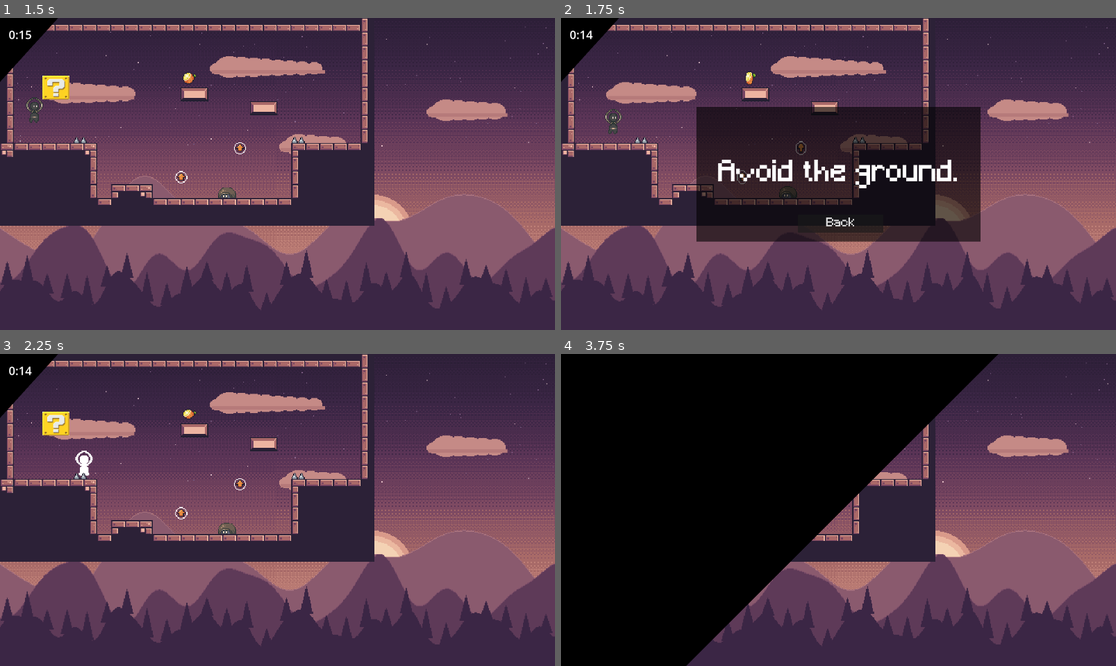
Above: before the commit, frames 1-4 (two rows, left to right).
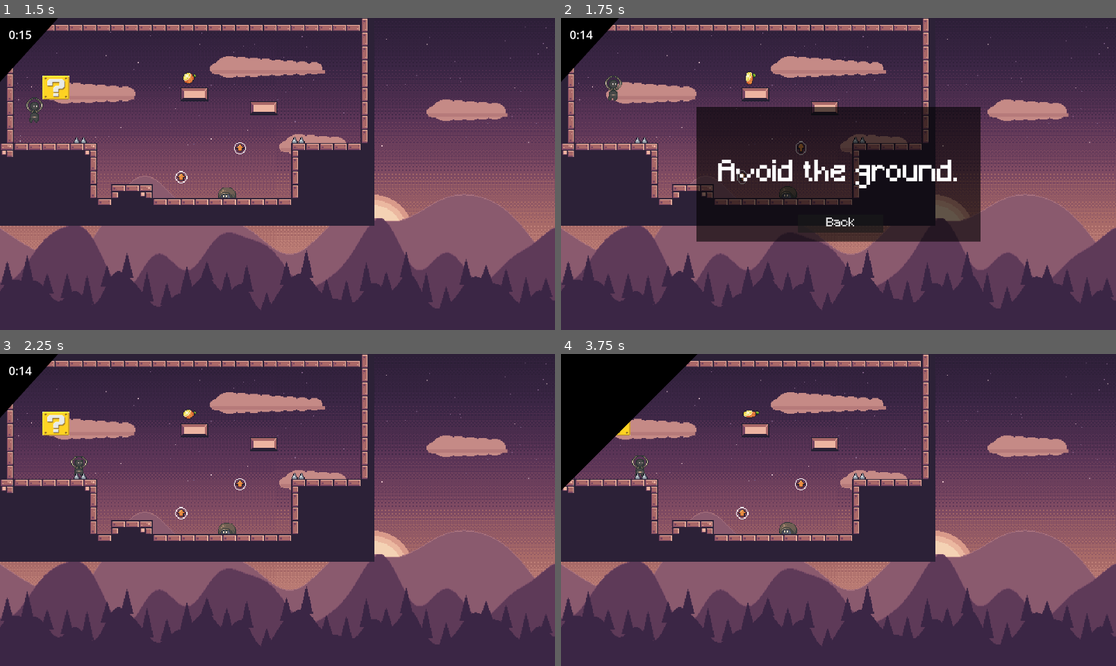
Above: after the commit, the same moments.

Repository: SmoothAsphaltRoads/thirdspacegame
Game: Godot game, scene res://scenes/levels/level_10.tscn
Same seed, same stepped clock (60 frames per second), same inputs: the game is played once before the commit and once after it. This scene is started directly instead of the project's main scene.
Inputs (mouse positions are in pixels of both pictures, inside the frame that each line leads up to):
- Up to frame 1 (1.5 s): click "Shield Invincibility for 3s E…" at 0.5 s; tap Enter at 1.25 s; move the mouse to (399, 158) at 1.27 s; hold D (right) from 1.28 s (still down); tap W (jump) at 1.35 s; click (399, 158) at 1.42 s
- Up to frame 2 (1.75 s): keep holding D (right); tap W (jump) at 1.52 s
- Up to frame 3 (2.25 s): tap W (jump) at 1.82 s; release D (right) at 2 s; click "Back" at 2 s
- Up to frame 4 (3.75 s): move the mouse to (727, 525) at 2.77 s; hold D (right) 2.78-3.53 s; tap N (next) at 2.85 s; tap W (jump) at 3.02, 3.05, 3.32 s; move the mouse to (894, 441) at 3.52 s; hold A (left) from 3.53 s (still down); tap Alt at 3.6 s

Frame 1 is identical in both runs. In frame 2, 0.2% of the frame differs, in the area x 7-12%, y 18-38%; in frame 3, 0.2%; in frame 4, 45%, in the area x 0-79%, y 0-100%.

Commit message:
added double jump mechanic

Diff:
--- a/scripts/player.gd
+++ b/scripts/player.gd
@@ -23,6 +23,8 @@
 var JUMP_MULTIPLIER := 1.0
 var has_shield := false
 var shield_active := false
+const max_jumps :=2
+var jumps_left := max_jumps
 var speed_multiplier: float:
 	get:
 		return SPEED_MULTIPLIER
@@ -48,8 +50,11 @@
 		velocity += get_gravity() * delta
 		velocity.y = minf(velocity.y, 1200.0)
 		COYOTE_TIMER -= delta
+		if COYOTE_TIMER <=0.0 and jumps_left == max_jumps:
+			jumps_left = max_jumps-1
 	else:
 		COYOTE_TIMER = COYOTE_TIME
+		jumps_left = max_jumps
 
 	if Input.is_action_just_pressed("jump"):
 		JUMP_BUFFER_TIMER = JUMP_BUFFER_TIME
@@ -61,11 +66,18 @@
 	if Input.is_action_just_pressed("next"):
 		LevelManager.go_to_next_level()
 
-	if JUMP_BUFFER_TIMER > 0.0 and COYOTE_TIMER > 0.0:
-		velocity.y = JUMP_HEIGHT * JUMP_MULTIPLIER
-		COYOTE_TIMER = 0.0
-		JUMP_BUFFER_TIMER = 0.0
-		jump_sound.play()
+	if JUMP_BUFFER_TIMER > 0.0:
+		if COYOTE_TIMER > 0.0:
+			velocity.y = JUMP_HEIGHT * JUMP_MULTIPLIER
+			COYOTE_TIMER = 0.0
+			JUMP_BUFFER_TIMER = 0.0
+			jumps_left = max_jumps-1
+			jump_sound.play()
+		elif jumps_left>0:
+			velocity.y = JUMP_HEIGHT * jump_multiplier
+			jumps_left -=1
+			JUMP_BUFFER_TIMER=0.0
+			jump_sound.play()
 
 	if Input.is_action_just_released("jump") and velocity.y < 0:
 		velocity.y = max(velocity.y * CUT_MULTIPLIER, MIN_JUMP_HEIGHT)
